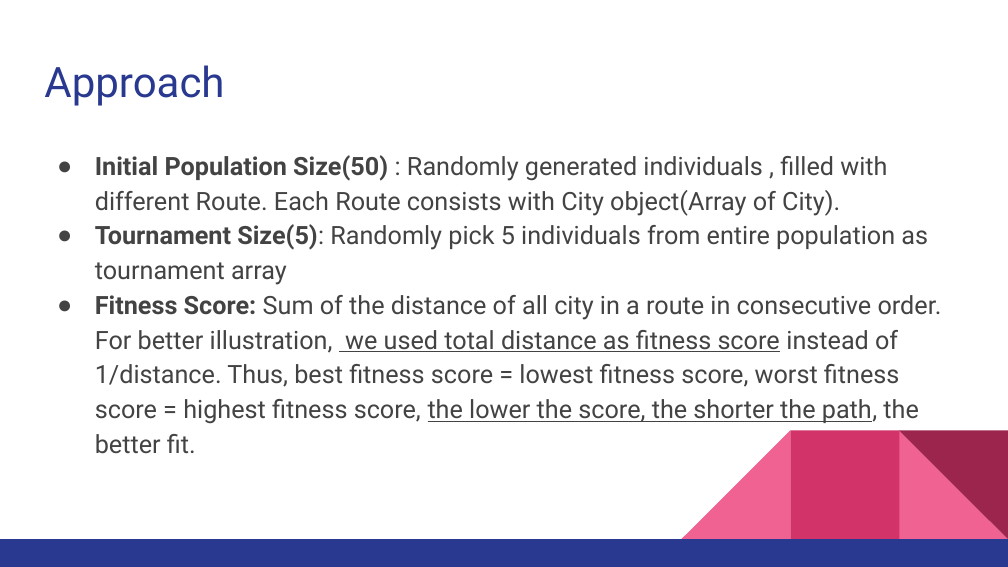
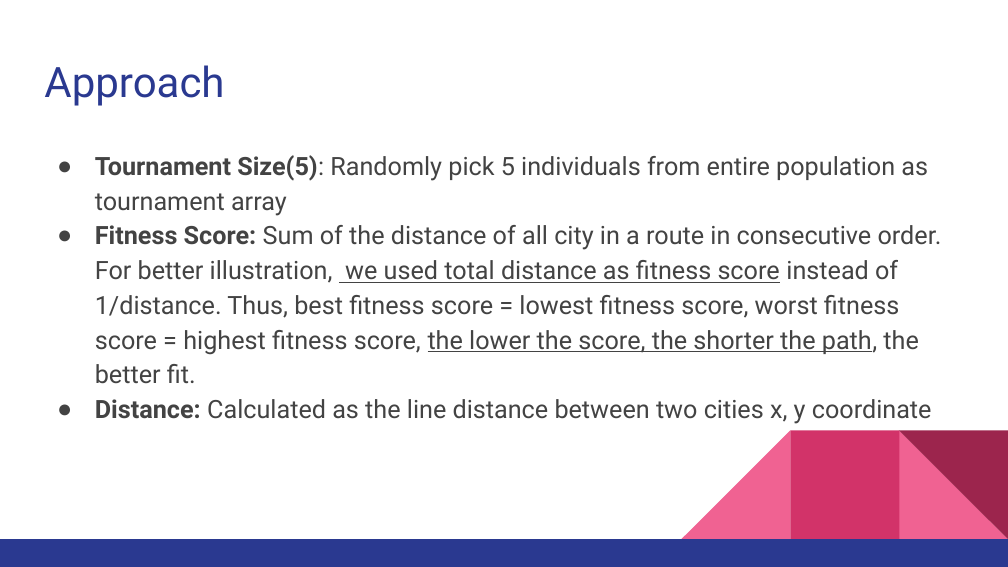
Before and after one commit to FatCache/INFO6205-527-Genetic_Algorithm, a slide deck: slide 4 of README.pptx (slide 3 before the commit). Drawn at 1008x567 pixels with LibreOffice and Linux fonts; fonts in the diff are those of the drawing. Boxes give left, top, right and bottom in pixels: in the first picture for what was removed or moved away, otherwise in the second. Text is boxed around its words. In the diff, an @@ line names an element or a change of style, - is before the commit and + after.

```diff
--- a/README.pptx
+++ b/README.pptx
@@ text at [95,155,887,216]: paragraph removed @@
-● Initial Population Size(50) : Randomly generated individuals , filled with different Route. Each Route consists with City object(Array of City).
@@ text at [95,399,932,424]: paragraph added @@
+● Distance: Calculated as the line distance between two cities x, y coordinate
```
Also in this commit, not shown: 3 other slides changed, 1 slide added.
